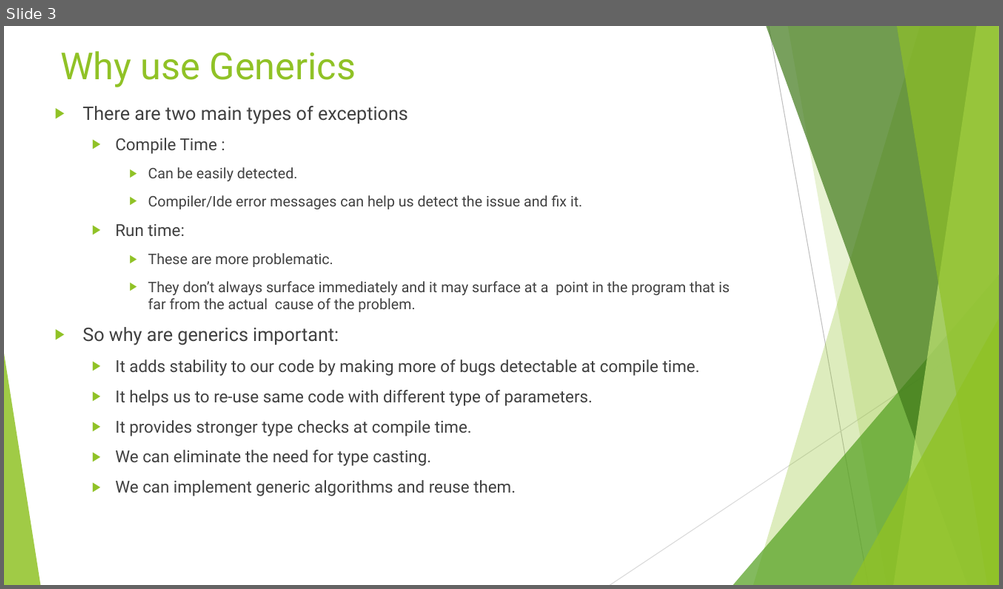
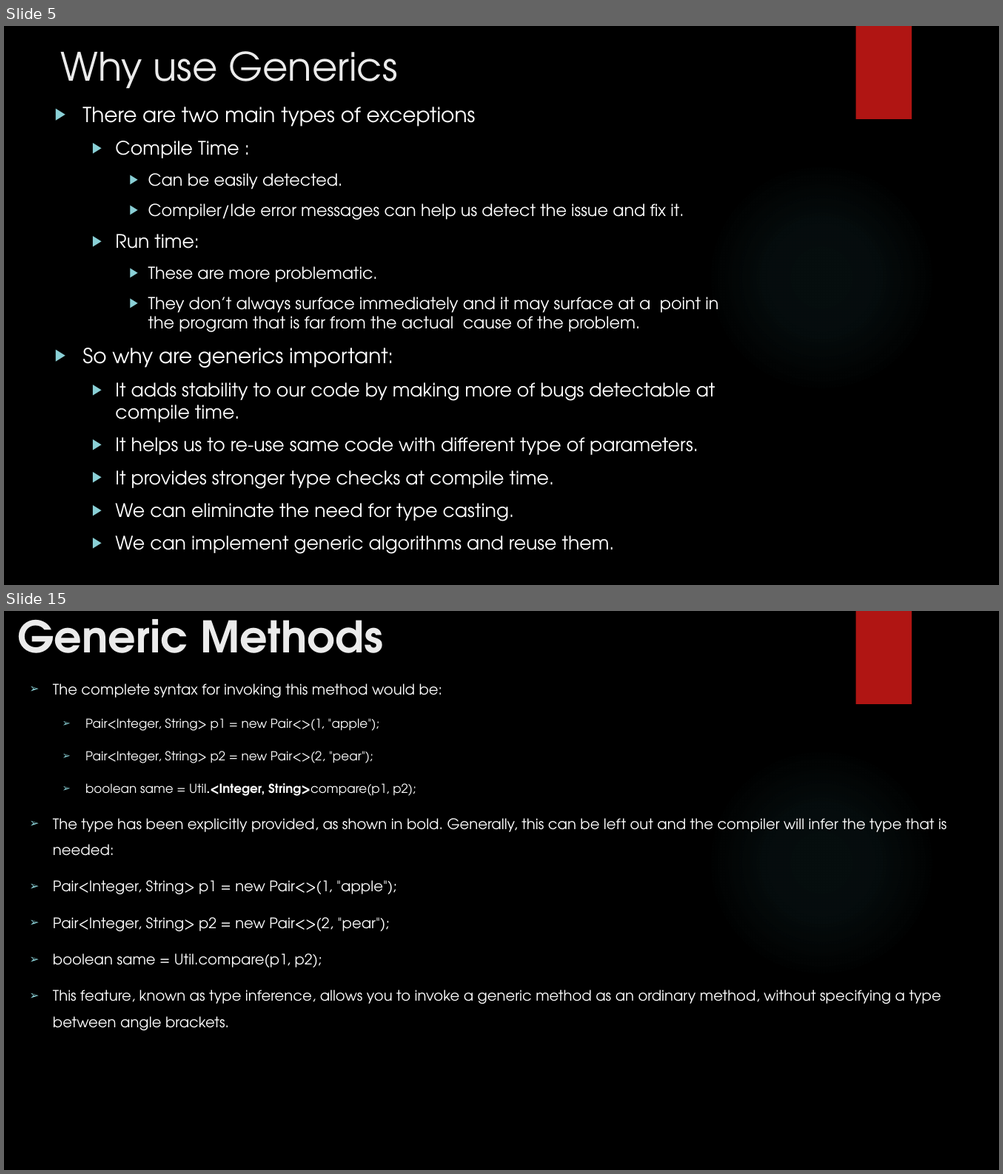
Before and after one commit to rudhrainfogain/JavaGenerics, a slide deck: src/main/resources/JavaGenerics.pptx. Shown one above the other, each under a label of ours: slide 3 before the commit, slides 5 and 15 after it; the slides between them are not shown. The pictures are 1003x589 and 1003x1174 pixels, drawn with LibreOffice and Linux fonts; fonts in the diff are those of the drawing; background and template pictures are left out. Boxes give left, top, right and bottom in pixels: in the first picture for what was removed or moved away, otherwise in the second. Text is boxed around its words. In the diff, an @@ line names an element or a change of style, - is before the commit and + after.

Commit message:
Generics PPT completed

```diff
--- a/src/main/resources/JavaGenerics.pptx
+++ b/src/main/resources/JavaGenerics.pptx
@@ slide 15 added at box(4, 611, 999, 1170), background picture (left out); not listed: 2 template elements that a slide beside it also shows @@
@@ title added at box(18, 619, 383, 653), 42 pt, text #EBEBEB, bold @@
+Generic Methods
@@ text added at box(53, 684, 947, 1031), 14 pt, text #FFFFFF @@
+➢ The complete syntax for invoking this method would be:
+  ➢ Pair<Integer, String> p1 = new Pair<>(1, "apple");
+  ➢ Pair<Integer, String> p2 = new Pair<>(2, "pear");
+  ➢ boolean same = Util.<Integer, String>compare(p1, p2);
+➢ The type has been explicitly provided, as shown in bold. Generally, this can be left out and the compiler will infer the type that is needed:
+➢ Pair<Integer, String> p1 = new Pair<>(1, "apple");
+➢ Pair<Integer, String> p2 = new Pair<>(2, "pear");
+➢ boolean same = Util.compare(p1, p2);
+➢ This feature, known as type inference, allows you to invoke a generic method as an ordinary method, without specifying a type between angle brackets.
@@ what was slide 3 is now slide 5 @@
@@ slide 5 changed as well @@
@@ background #FFFFFF to picture (left out) @@
@@ title "Why use Generics" at box(60, 51, 397, 88): size 36 to 37.8 pt, font Roboto to TeX Gyre Adventor, text colour #90C226 to #EBEBEB @@
@@ rectangle added at box(855, 26, 911, 119), fill #B01513 @@
@@ text "There are two main types ..." at box(82, 107, 718, 554): size 18 to 20 pt in "There are two main types of exceptions", "So why are generics important:"; font Roboto to TeX Gyre Adventor, text colour #404040 to #FFFFFF; size 16 to 18 pt in "Compile Time :", "Run time:", "It adds stability to our code by ...", "It helps us to re-use same code ..." and 3 more places; size 14 to 16 pt in "Can be easily detected.", "Compiler/Ide error messages can help us detect ...", "These are more problematic.", "They don’t always surface immediately and it ..."; bullet colour #90C226 to #8AD0D6 @@
@@ ellipse added at box(706, 163, 936, 392), fill gradient #50B9C1 @@
@@ group removed at box(4, 26, 999, 585): 5 freeform shapes, 3 triangles, 2 lines @@
```
Also in this commit, not shown: 5 other slides changed, 64 other slides added, 6 other files.
